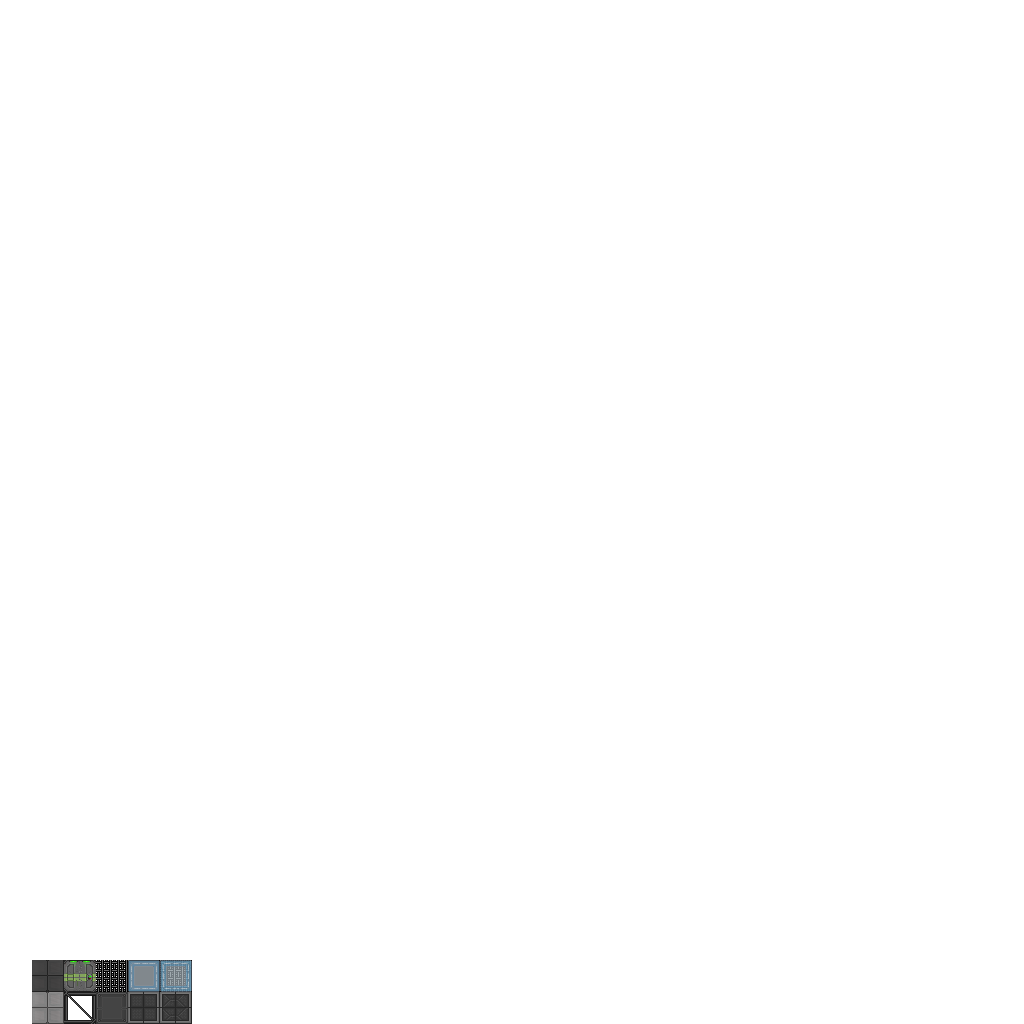
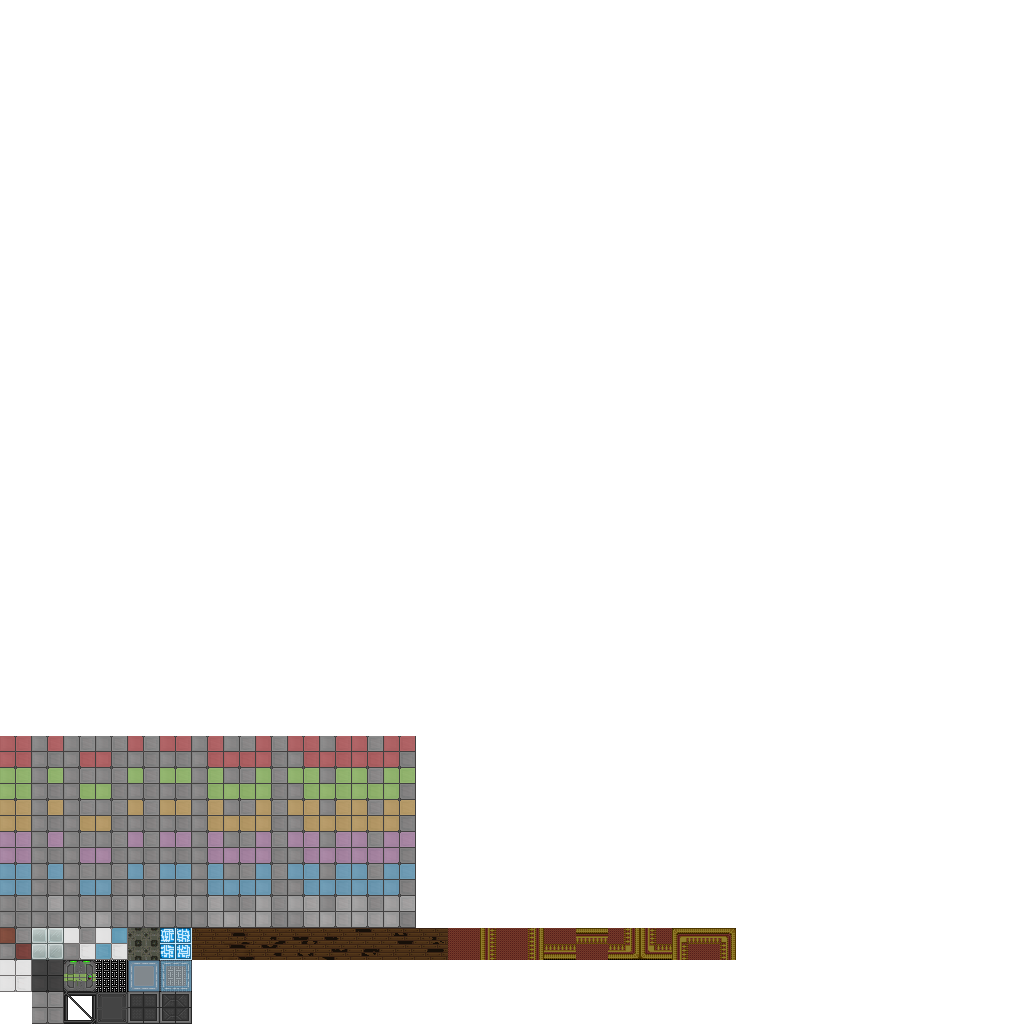
The second 1024×1024 image is a revision of the first. Changes to its layers:
added group "Grey/White" with 13 layers above "Grey/Green" over [0, 896, 416, 928]
added layer "Layer 7 copy" (1st of 2, in "Grey/White") in group "Grey/White" over [320, 896, 352, 928]
added layer "Layer 17" (1st of 2, in "Grey/White") in group "Grey/White" over [32, 896, 64, 928]
added layer "Layer 12 copy" in group "Grey/White" over [288, 896, 320, 928]
added layer "Layer 12" (1st of 2, in "Grey/White") in group "Grey/White" over [192, 896, 224, 928]
added layer "Layer 11 copy" in group "Grey/White" over [384, 896, 416, 928]
added layer "Layer 11" (1st of 2, in "Grey/White") in group "Grey/White" over [160, 896, 192, 928]
added layer "Layer 10" (1st of 2, in "Grey/White") in group "Grey/White" over [128, 896, 160, 928]
added layer "Layer 9 copy" (2nd of 2, in "Grey/White") in group "Grey/White" over [352, 896, 384, 928]
added layer "Layer 9" (1st of 2, in "Grey/White") in group "Grey/White" over [256, 896, 288, 928]
added layer "Layer 8" (1st of 2, in "Grey/White") in group "Grey/White" over [96, 896, 128, 928]
added layer "Layer 7" (1st of 2, in "Grey/White") in group "Grey/White" over [224, 896, 256, 928]
added layer "Layer 6" (1st of 2, in "Grey/White") in group "Grey/White" over [64, 896, 96, 928]
added layer "Layer 1 copy" in group "Grey/White" over [0, 896, 32, 928]
added group "Grey/Green" with 13 layers above "Grey/Orange" over [0, 768, 416, 800]
added group "Grey/Orange" with 13 layers above "Grey/Purple" over [0, 800, 416, 832]
added group "Grey/Purple" with 13 layers above "Grey/Blue" over [0, 832, 416, 864]
added group "Grey/Blue" with 13 layers above "Grey/Red" over [0, 864, 416, 896]
added group "Grey/Red" with 23 layers above "WoodFloors" over [0, 736, 736, 960]
added group "Carpet" with 9 layers in group "Grey/Red" over [448, 928, 736, 960]
added group "WoodFloors" with 8 layers above "Layer 21" over [192, 928, 448, 960]
…and 89 more changes (89 added)
